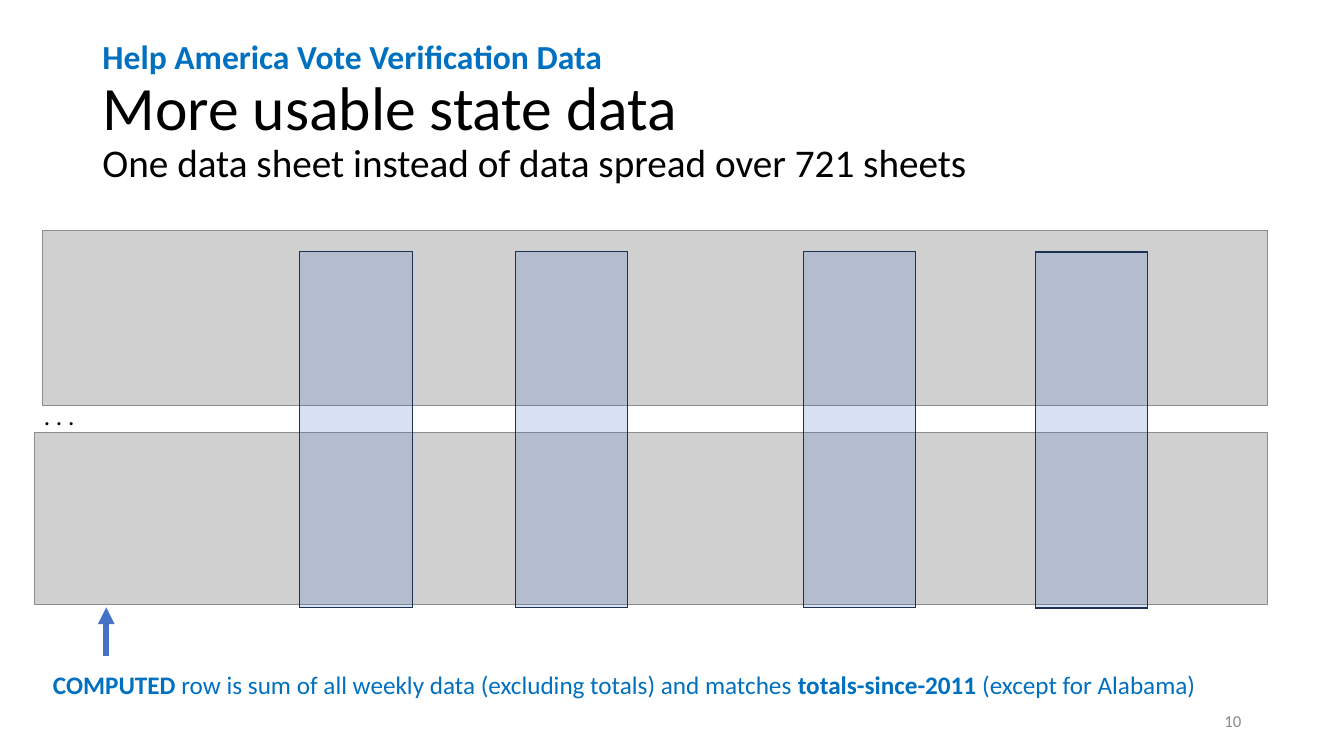
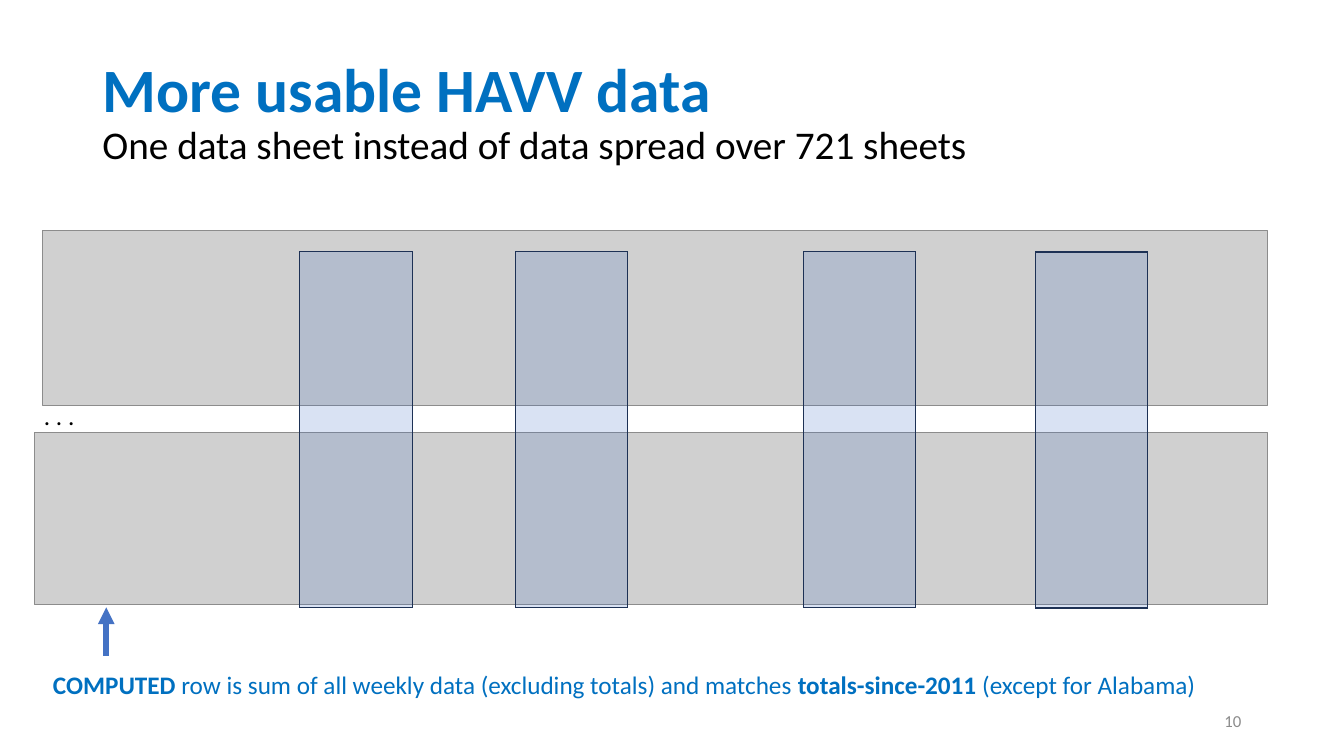
Before and after one commit to EarlGlynn/HAVV-analysis, a slide deck: slide 10 of HAVV-Analysis-2024-07-23.pptx. Drawn at 1344x756 pixels with LibreOffice and Linux fonts; fonts in the diff are those of the drawing; grey boxes stand for pictures. Boxes give left, top, right and bottom in pixels: in the first picture for what was removed or moved away, otherwise in the second. Text is boxed around its words. In the diff, an @@ line names an element or a change of style, - is before the commit and + after.

```diff
--- a/HAVV-Analysis-2024-07-23.pptx
+++ b/HAVV-Analysis-2024-07-23.pptx
@@ title at (x1=102, y1=68, x2=966, y2=166): text changed @@
-Help America Vote Verification Data
-More usable state data
-One data sheet instead of data spread over 721 sheets
+More usable HAVV data
+One data sheet instead of data spread over 721 sheets
```
Also in this commit, not shown: 8 other slides changed, 1 other file.
